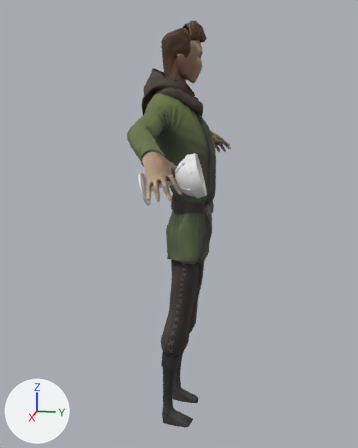
What one commit did to the Blender file Mhmd/Blender/Character/3rd Person/Loco_Items/OneHanded.blend.
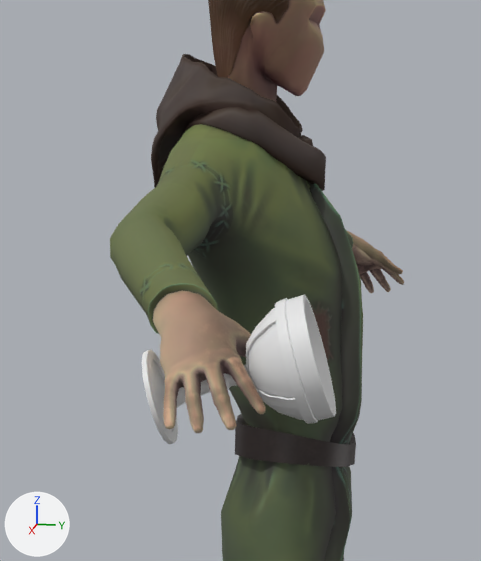
Each version appears first whole from a 50 mm camera at (2.133, 0.384, 1.483) aimed at (-0.006, -0.043, 0.949), and next in a close-up on the part from 25% to 72% of the width and 11% to 55% of the height. The axes (+X, +Y, +Z) are drawn at lower left. The lights are the same throughout.

Objects in the first close-up: 'Goblet', 'mc_body.001', 'mc_clothing.003'.
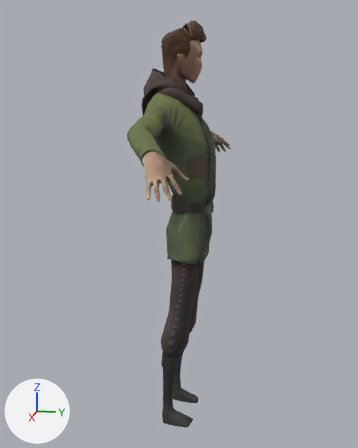
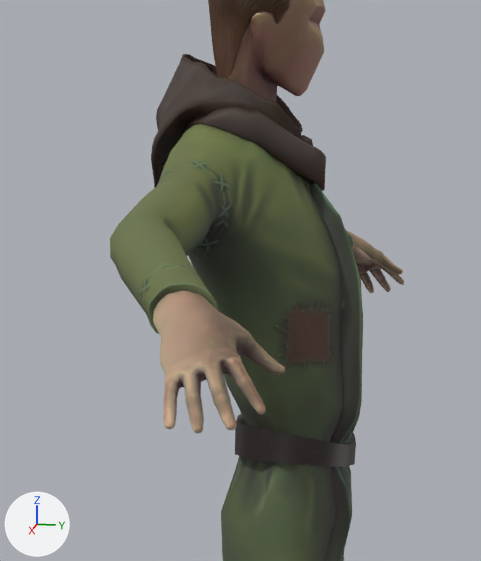
Edits to the bpy script that builds the scene:
```text
Change ob_goblet:
    add ob_goblet.hide_set(True)
```

Changed parts and their boxes (x1, y1, x2, y2) in the close-ups (481 x 561 px):
'Goblet', hidden: before (141, 295, 336, 444)
